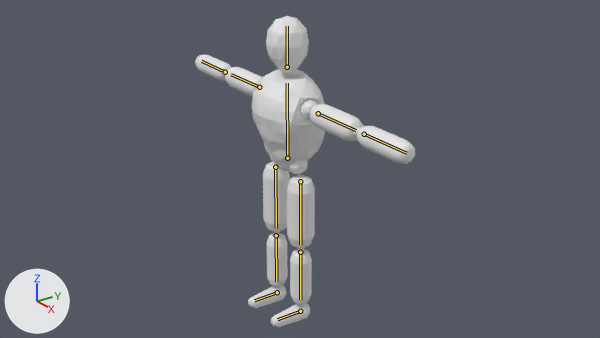
The Blender file 2021 - Reclamation/Player.blend, before and after one commit.
Before and after are seen from the file's camera 'Camera'. Lighting does not change. The marker at lower left points along +X, +Y and +Z. The bones that bend it are drawn over the model as lines.

Names of what the first picture shows: 'Body'.
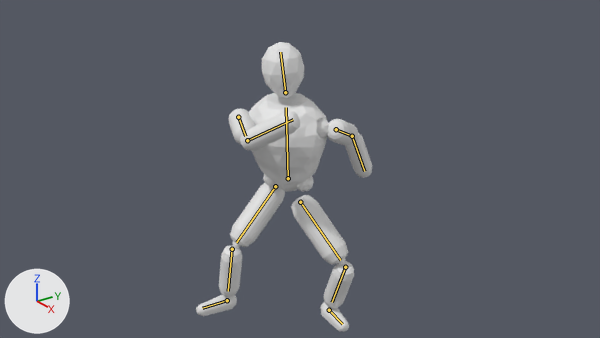
The newer file adds an action. The first version stands in its rest pose; the second is drawn at frame 16 of the action 'Attack - Player'.

Boxes (x1, y1, x2, y2) around the edits, measured in the pictures (600 x 338 px):
'Body', posed (20% narrower, 7% shorter): before (195, 16, 415, 327); after (196, 42, 372, 331)
bone 'Spine', root to tip: before (287, 158) to (287, 83); after (288, 178) to (286, 107)
bone 'Head', root to tip: before (287, 67) to (287, 26); after (285, 92) to (280, 52)
bone 'L - Upper Arm', root to tip: before (318, 113) to (356, 130); after (336, 129) to (349, 135)
bone 'L - Forearm', root to tip: before (364, 134) to (406, 153); after (352, 136) to (364, 171)
bone 'R - Upper Arm', root to tip: before (259, 87) to (231, 74); after (238, 117) to (245, 136)
bone 'R - Forearm', root to tip: before (225, 72) to (201, 61); after (247, 140) to (293, 119)
bone 'L - Thigh', root to tip: before (300, 181) to (300, 244); after (300, 202) to (340, 260)
bone 'L - Shin', root to tip: before (300, 252) to (300, 299); after (345, 267) to (332, 302)
bone 'L - Foot', root to tip: before (300, 311) to (277, 319); after (329, 310) to (342, 324)
bone 'R - Thigh', root to tip: before (275, 167) to (276, 228); after (275, 186) to (236, 242)
bone 'R - Shin', root to tip: before (276, 235) to (276, 281); after (232, 249) to (228, 291)

The edits, one by one:
Bone 'Spine' (bone_spine) moves from (0.0, 0.0, 0.0) to (0.0, -0.52, 0.0).
Bone 'Spine' (bone_spine) turns from (0, 0, 0) to (4, 36, -1) degrees about its own x, y and z.
Bone 'Head' (bone_head) turns from (0, 0, 0) to (-2, -29, 7) degrees about its own x, y and z.
Bone 'L - Upper Arm' (bone_l___upper_arm) turns from (0, 0, 0) to (-61, -5, -83) degrees about its own x, y and z.
Bone 'L - Forearm' (bone_l___forearm) turns from (0, 0, 0) to (38, -4, 2) degrees about its own x, y and z.
Bone 'R - Upper Arm' (bone_r___upper_arm) turns from (0, 0, 0) to (101, -29, 79) degrees about its own x, y and z.
Bone 'R - Forearm' (bone_r___forearm) turns from (0, 0, 0) to (41, -25, 32) degrees about its own x, y and z.
Bone 'L - Thigh' (bone_l___thigh) moves from (0.0, 0.0, 0.0) to (0.0, 0.52, 0.0).
Bone 'L - Thigh' (bone_l___thigh) turns from (0, 0, 0) to (37, -64, -74) degrees about its own x, y and z.
Bone 'L - Shin' (bone_l___shin) turns from (0, 0, 0) to (56, -15, 23) degrees about its own x, y and z.
Bone 'L - Foot' (bone_l___foot) turns from (0, 0, 0) to (-23, 4, -1) degrees about its own x, y and z.
Bone 'R - Thigh' (bone_r___thigh) moves from (0.0, 0.0, 0.0) to (0.0, 0.52, 0.0).
Bone 'R - Thigh' (bone_r___thigh) turns from (0, 0, 0) to (-45, 3, -4) degrees about its own x, y and z.
Bone 'R - Shin' (bone_r___shin) turns from (0, 0, 0) to (43, -12, 12) degrees about its own x, y and z.
